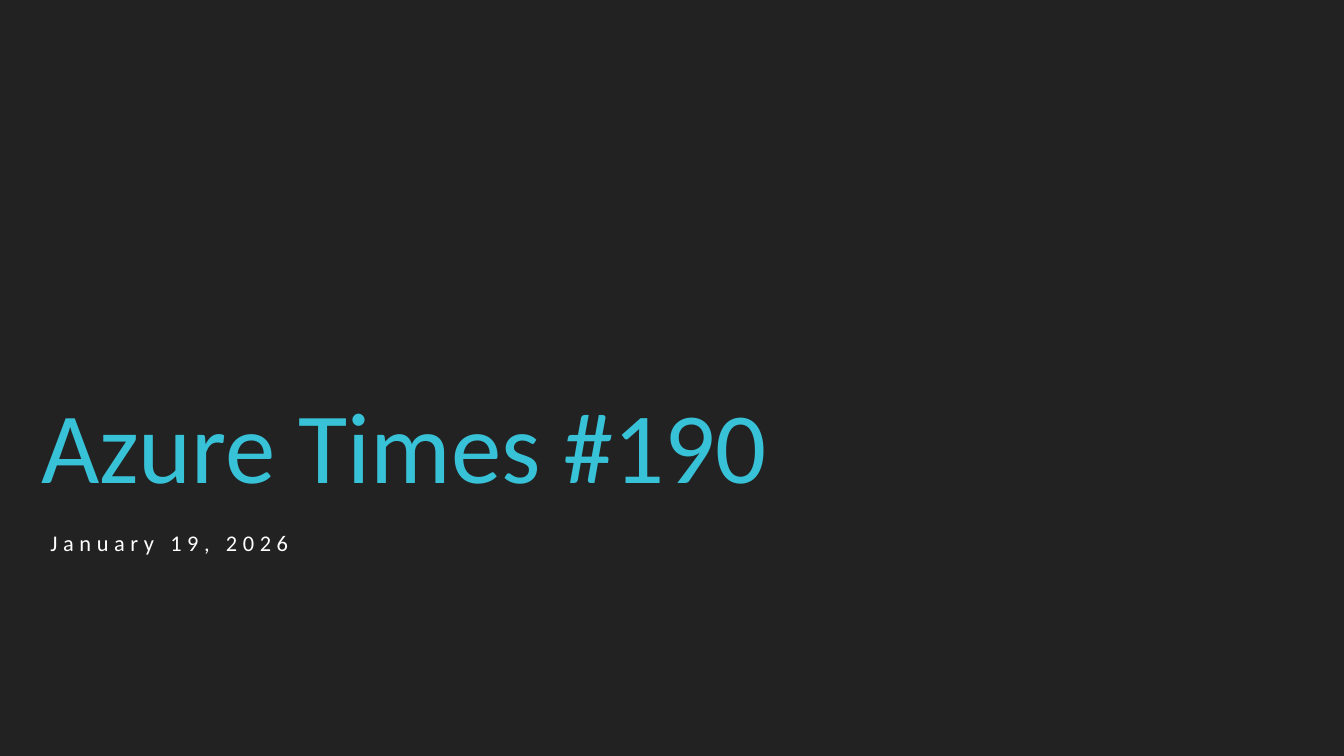
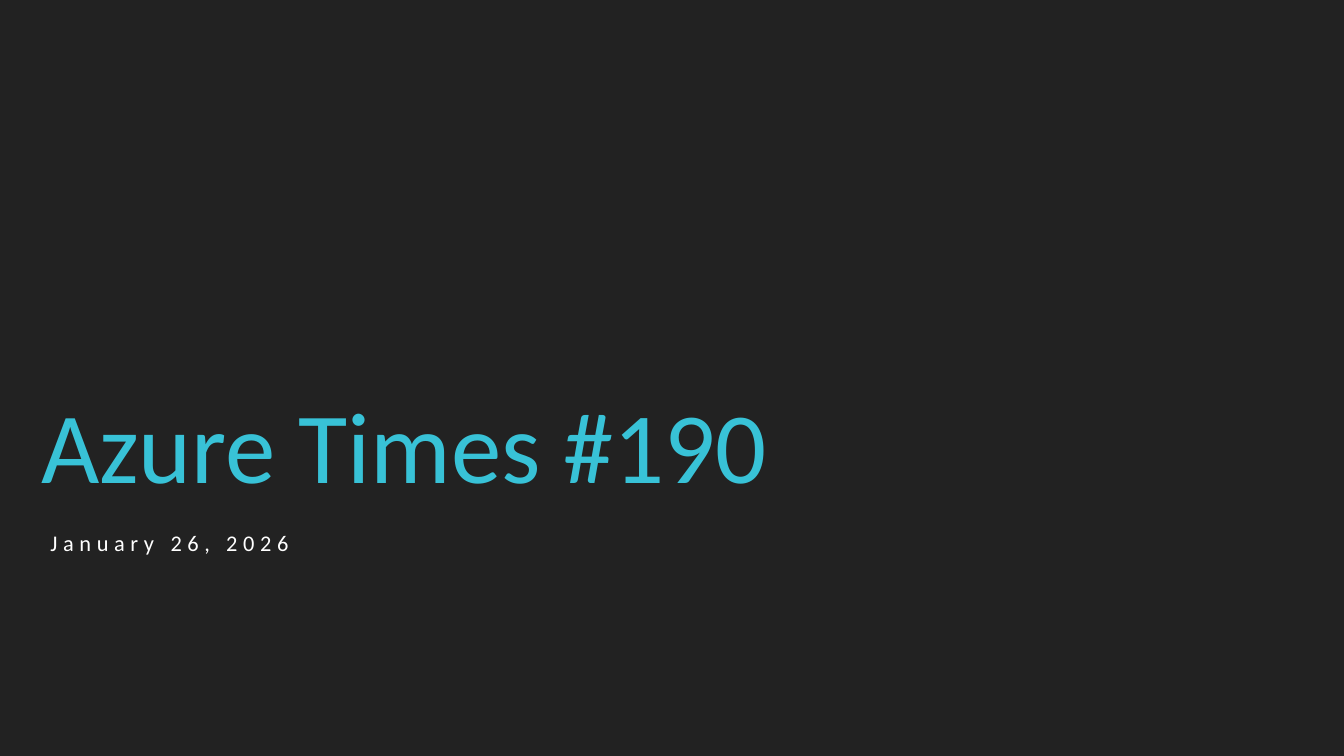
Before and after one commit to azureTimes/meetups, a slide deck: slide 1 of 00_presentation/2026/azureTimes190/AzureTimes_190.pptx. Drawn at 1344x756 pixels with LibreOffice and Linux fonts; fonts in the diff are those of the drawing. Boxes give left, top, right and bottom in pixels: in the first picture for what was removed or moved away, otherwise in the second. Text is boxed around its words. In the diff, an @@ line names an element or a change of style, - is before the commit and + after.

Commit message:
Azure Times 190

```diff
--- a/00_presentation/2026/azureTimes190/AzureTimes_190.pptx
+++ b/00_presentation/2026/azureTimes190/AzureTimes_190.pptx
@@ text at (50,536,288,555): text changed @@
-January 19, 2026
+January 26, 2026
```
Also in this commit, not shown: 1 other slide changed, 6 slides added.
